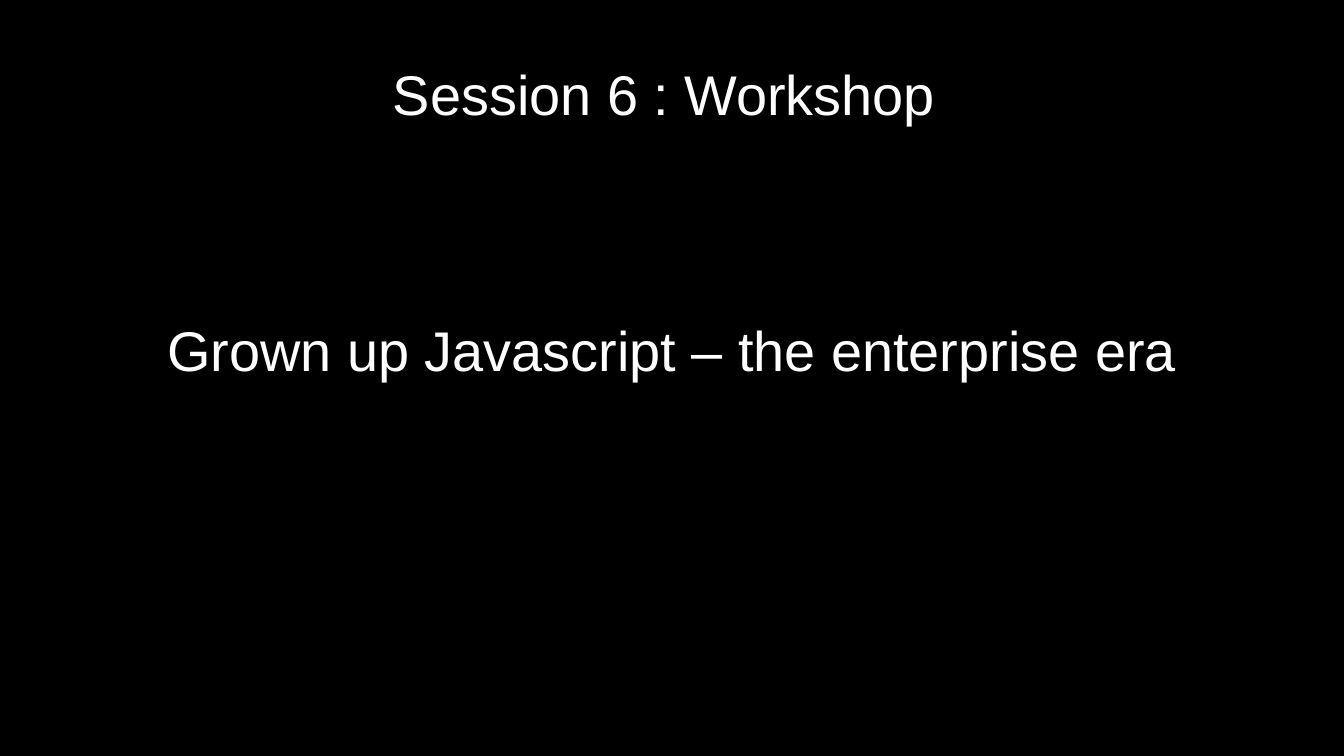
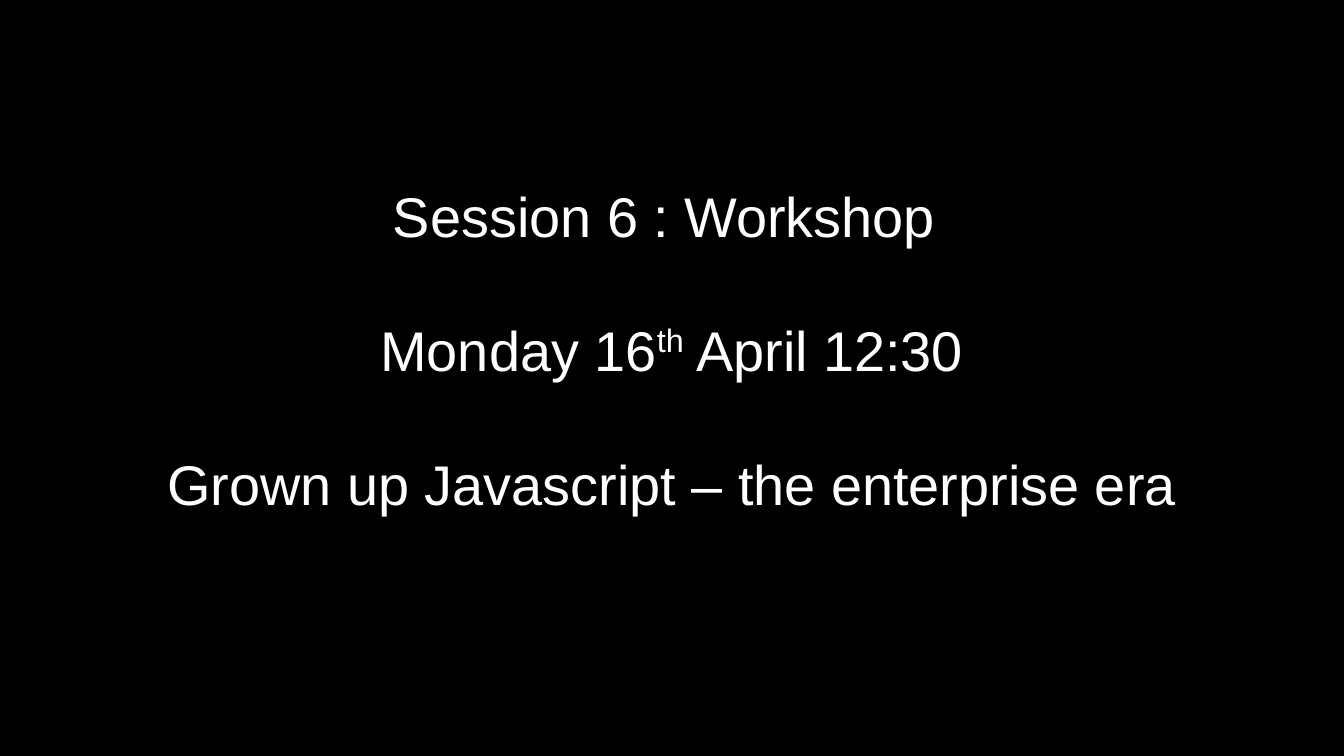
Before and after one commit to numical/jsacademy, a slide deck: slide 30 of session1/Talk1.odp (slide 29 before the commit). Drawn at 1344x756 pixels with LibreOffice and Linux fonts; fonts in the diff are those of the drawing. Boxes give left, top, right and bottom in pixels: in the first picture for what was removed or moved away, otherwise in the second. Text is boxed around its words. In the diff, an @@ line names an element or a change of style, - is before the commit and + after.

```diff
--- a/session1/Talk1.odp
+++ b/session1/Talk1.odp
@@ title removed at <box>393,74,935,125</box> @@
-Session 6 : Workshop
@@ title at <box>167,196,1176,515</box>: text changed @@
-Grown up Javascript – the enterprise era
+Session 6 : Workshop
+Monday 16th April 12:30
+Grown up Javascript – the enterprise era
```
Also in this commit, not shown: 8 other slides changed, 5 slides added, 4 slides removed, 15 other files.
